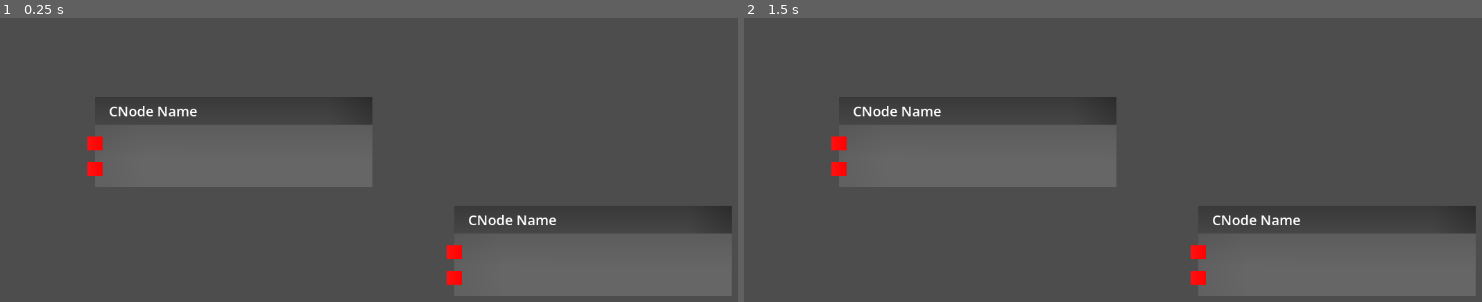
Above: before the commit, frames 1-2 (left to right).
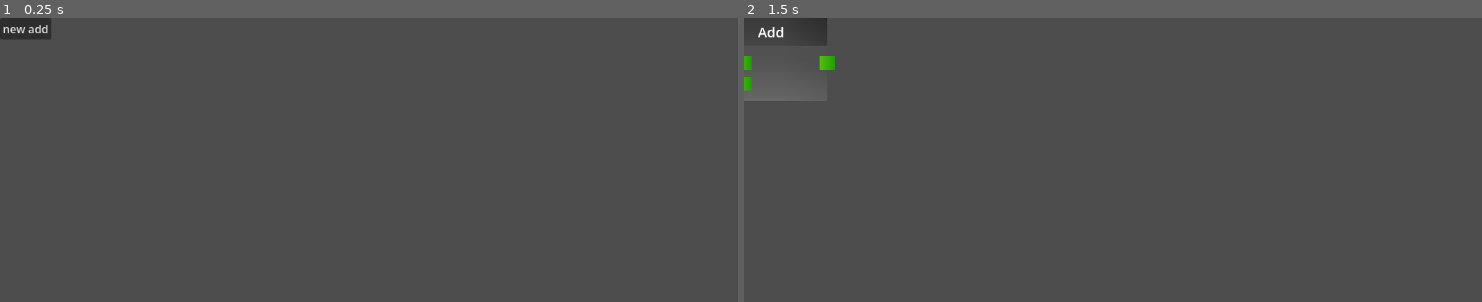
Above: after the commit, the same moments.

Repository: Demented-101/Nodecode_POC
Game: Godot game, scene res://Scenes/Testing.tscn
Same seed, same stepped clock (60 frames per second), same inputs: the game is played once before the commit and once after it.
Inputs (mouse positions are in pixels of both pictures, inside the frame that each line leads up to):
- Up to frame 1 (0.25 s): no input
- Up to frame 2 (1.5 s): click (766, 29) at 0.5 s, where only the run after the commit has a clickable "new add"; click (766, 29) at 1.25 s, where only the run after the commit has a clickable "new add"

The runs differ from the first frame. In frame 1, 7.8% of the frame differs, in the area x 0-100%, y 0-98%; in frame 2, 7.8%.
Error before the commit: Parse Error: Could not find type "DataPin" in the current scope. (res://Scripts/DataBus.gd:4)
Error after the commit: Invalid access to property or key 'mouse_entered' on a base object of type 'Nil'. (res://Scripts/CNodePin.gd:34)

Commit message:
improvements
improves pins, added CNode programs, pins and size are now generated when spawned, started the basics of connection creation

Diff:
--- a/node-code-proj/Scenes/CNode.tscn
+++ b/node-code-proj/Scenes/CNode.tscn
@@ -3,11 +3,13 @@
 [ext_resource type="Script" uid="uid://dvh4o43fslch1" path="res://Scripts/CNode.gd" id="1_18pkw"]
 [ext_resource type="Texture2D" uid="uid://bnfo4lk3uusk3" path="res://Textures/Generated/Gradients/HeaderGrad.tres" id="1_omlyp"]
 [ext_resource type="Texture2D" uid="uid://cboyvcu0cvcke" path="res://Textures/Generated/Gradients/BodyGrad.tres" id="2_18pkw"]
-[ext_resource type="Texture2D" uid="uid://evradaricva" path="res://Textures/Generated/Gradients/PinGradient.tres" id="4_nm6rc"]
 
-[node name="CNode" type="Node2D" unique_id=1871218423 node_paths=PackedStringArray("drag_zone")]
+[node name="CNode" type="Node2D" unique_id=1871218423 node_paths=PackedStringArray("drag_zone", "header", "body", "title_label")]
 script = ExtResource("1_18pkw")
 drag_zone = NodePath("Header/MarginContainer")
+header = NodePath("Header")
+body = NodePath("Body")
+title_label = NodePath("Header/MarginContainer/Label")
 
 [node name="Header" type="Polygon2D" parent="." unique_id=1428826287]
 texture = ExtResource("1_omlyp")
@@ -34,11 +36,3 @@
 texture = ExtResource("2_18pkw")
 polygon = PackedVector2Array(400, 0, 400, 90, 0, 90, 0, 0)
 uv = PackedVector2Array(297, 31, 293, -19, 9, -27, 18, 30)
-
-[node name="Sprite2D" type="Sprite2D" parent="Body" unique_id=1372262093]
-position = Vector2(0, 27)
-texture = ExtResource("4_nm6rc")
-
-[node name="Sprite2D2" type="Sprite2D" parent="Body" unique_id=1044538595]
-position = Vector2(0, 64)
-texture = ExtResource("4_nm6rc")
--- a/node-code-proj/Scenes/DataPin.tscn
+++ b/node-code-proj/Scenes/DataPin.tscn
@@ -1,3 +1,20 @@
 [gd_scene format=3 uid="uid://c5eg8t1gmea44"]
 
-[node name="DataPin" type="Node2D" unique_id=362425393]
+[ext_resource type="Texture2D" uid="uid://evradaricva" path="res://Textures/Generated/Gradients/PinGradBool.tres" id="1_5rc5d"]
+[ext_resource type="Script" uid="uid://b7u634rtkhc3a" path="res://Scripts/CNodePin.gd" id="1_mipun"]
+
+[sub_resource type="StyleBoxEmpty" id="StyleBoxEmpty_5rc5d"]
+
+[node name="DataPin" type="Node2D" unique_id=362425393 node_paths=PackedStringArray("sprite")]
+script = ExtResource("1_mipun")
+sprite = NodePath("Sprite2D")
+
+[node name="Sprite2D" type="Sprite2D" parent="." unique_id=1060774596]
+texture = ExtResource("1_5rc5d")
+
+[node name="Panel" type="Panel" parent="." unique_id=480946251]
+offset_left = -11.0
+offset_top = -10.0
+offset_right = 11.0
+offset_bottom = 10.0
+theme_override_styles/panel = SubResource("StyleBoxEmpty_5rc5d")
--- a/node-code-proj/Scenes/Testing.tscn
+++ b/node-code-proj/Scenes/Testing.tscn
@@ -1,13 +1,13 @@
 [gd_scene format=3 uid="uid://d13h4jt7i6ssu"]
 
-[ext_resource type="PackedScene" uid="uid://dy4tla84v3wg6" path="res://Scenes/CNode.tscn" id="1_bqyd2"]
+[ext_resource type="Script" uid="uid://b8cy3ihte6rym" path="res://Scripts/cnodespawnbutton.gd" id="2_8e680"]
+[ext_resource type="Script" uid="uid://disnj66wg5h40" path="res://Scripts/C Node Defs/CN_Add.gd" id="3_4y0hx"]
 
 [node name="Node2D" type="Node2D" unique_id=1041673285]
 
-[node name="CNode Container" type="Node2D" parent="." unique_id=354664264]
-
-[node name="CNode" parent="CNode Container" unique_id=1871218423 instance=ExtResource("1_bqyd2")]
-position = Vector2(137, 114)
-
-[node name="CNode2" parent="CNode Container" unique_id=634851521 instance=ExtResource("1_bqyd2")]
-position = Vector2(655, 271)
+[node name="Button" type="Button" parent="." unique_id=2138274316]
+offset_right = 8.0
+offset_bottom = 8.0
+text = "new add"
+script = ExtResource("2_8e680")
+program_script = ExtResource("3_4y0hx")
--- a/node-code-proj/Scripts/C Node Defs/CN_Add.gd
+++ b/node-code-proj/Scripts/C Node Defs/CN_Add.gd
@@ -1,19 +1,22 @@
-extends CNode
+extends CNodeProgram
 
-func define_inputs() -> Dictionary[String, pinTypes]:
+func _ready() -> void:
+	display_name = "Add"
+	node_width = 120
+
+func define_inputs() -> Dictionary[String, CNode.pinTypes]:
 	return {
-		"A" : pinTypes.Variant_Num,
-		"B" : pinTypes.Variant_Num,
+		"A" : CNode.pinTypes.Int,
+		"B" : CNode.pinTypes.Int,
 	}
 
-func define_outputs() -> Dictionary[String, pinTypes]:
+func define_outputs() -> Dictionary[String, CNode.pinTypes]:
 	return {
-		"Out" : pinTypes._Float
+		"Out" : CNode.pinTypes.Int
 	}
 
 func get_output(index:int) -> Variant:
 	match index:
-		0:
-			return input_pins[0].get_value() + input_pins[1].get_value()
+		0: return input_pins[0].get_value() + input_pins[1].get_value()
 
 	return null
--- /dev/null
+++ b/node-code-proj/Scripts/C Node Defs/CNodeProgram.gd
@@ -0,0 +1,19 @@
+extends Node
+class_name CNodeProgram
+
+var output_count:int
+var input_count:int
+var input_pins:Array[CNodePin]
+var output_pins:Array[CNodePin]
+
+var display_name:String
+var node_width:int
+
+func define_inputs() -> Dictionary[String, CNode.pinTypes]:
+	return {}
+
+func define_outputs() -> Dictionary[String, CNode.pinTypes]:
+	return {}
+
+func get_output(_index:int) -> Variant:
+	return null
--- a/node-code-proj/Scripts/CNode.gd
+++ b/node-code-proj/Scripts/CNode.gd
@@ -1,32 +1,32 @@
 extends Node2D
 class_name CNode
 
-enum pinTypes {_Bool, _Int, _Float, _String, Variant_Num}
+enum pinTypes {Exc, Bool, Int, _String}
+
+const C_NODE := preload("uid://dy4tla84v3wg6")
+const PIN := preload("uid://c5eg8t1gmea44")
+var program:CNodeProgram
 
 @export var drag_zone:Container
 @export var header:Polygon2D
 @export var body:Polygon2D
-
-@export_category("Settings")
-@export var node_name:String = "Node Name"
-@export var node_width:float = 400
+@export var title_label:Label
 
 var mouse_hovering:bool = false
 var is_dragging:bool = false
 var drag_offset:Vector2
 static var drag_in_use:bool = false
 
-var data_output_count:int
-var data_input_count:int
-var input_pins:Array[DataPinOut]
-var output_pins:Array[DataPinIn]
-
 func _ready() -> void:
 	drag_zone.mouse_entered.connect(func(): mouse_hovering = true)
 	drag_zone.mouse_exited.connect(func(): mouse_hovering = false)
 
-	data_input_count = define_inputs().size()
-	data_output_count = define_outputs().size()
+func set_program(_program:CNodeProgram) -> void:
+	program = _program
+	add_child(program)
+
+	populate_pins()
+	update_display()
 
 func _input(event: InputEvent) -> void:
 	if event.is_action(&"L_click"):
@@ -51,15 +51,51 @@
 	if is_dragging:
 		position = get_viewport().get_mouse_position() + drag_offset
 
-func define_outputs() -> Dictionary[String, pinTypes]:
-	return {}
+func populate_pins() -> void:
+	## setup outputs
+	var outputs:Dictionary[String, pinTypes] = program.define_outputs()
+	program.output_count = outputs.size()
 
-func get_output(_index:int) -> Variant:
-	return null
+	for i:int in program.output_count:
+		var new_out_pin:CNodePin = PIN.instantiate()
+		add_child(new_out_pin)
+		new_out_pin.is_output = true
+		program.output_pins.append(new_out_pin)
 
-func define_inputs() -> Dictionary[String, pinTypes]:
-	return {}
+		new_out_pin.position = Vector2(program.node_width, 65 + (i * 30))
+		new_out_pin.cnode = self
+		new_out_pin.index = i
+		new_out_pin.setup(outputs.values()[i])
 
-func populate_pins() -> void:
-	var outputs:Dictionary[String, pinTypes] = define_outputs()
-	var inputs:Dictionary[String, pinTypes] = define_inputs()
+	## setup inputs
+	var inputs:Dictionary[String, pinTypes] = program.define_inputs()
+	program.input_count = inputs.size()
+
+	for i:int in program.input_count:
+		var new_in_pin:CNodePin = PIN.instantiate()
+		add_child(new_in_pin)
+		new_in_pin.is_output = false
+		program.input_pins.append(new_in_pin)
+
+		new_in_pin.position = Vector2(0, 65 + (i * 30))
+		new_in_pin.setup(inputs.values()[i])
+
+func update_display() -> void:
+	var width:int = program.node_width
+	var height:int = 20 + (max(program.input_count, program.output_count) * 30)
+
+	header.polygon = [
+		Vector2(width, 0), Vector2(width, 40), Vector2(0, 40), Vector2(0, 0)
+	]
+	header.uv = [
+		Vector2(0, 40), Vector2(0, 0), Vector2(width, 0), Vector2(width, 40)
+	]
+
+	body.polygon = [
+		Vector2(width, 0), Vector2(width, height), Vector2(0, height), Vector2(0, 0)
+	]
+	body.uv = [
+		Vector2(0, height), Vector2(0, 0), Vector2(width, 0), Vector2(width, height)
+	]
+
+	title_label.text = program.display_name
--- /dev/null
+++ b/node-code-proj/Scripts/CNodePin.gd
@@ -0,0 +1,93 @@
+extends Node2D
+class_name CNodePin
+
+@export var sprite:Sprite2D
+@export var drag_zone:Control
+
+signal clicked
+signal dragging
+signal drag_released
+
+var type:CNode.pinTypes
+var is_output:bool
+
+var _is_connected:bool
+var data_bus:DataBus = null
+var connected_pin:CNodePin
+var cnode:CNode
+var index:int
+
+var mouse_hovering:bool = false
+var click_timer:float = 0
+const hold_duration:float = 0.5
+var is_dragging:bool = false
+static var drag_in_use:bool = false
+
+var gradients:Dictionary[CNode.pinTypes, Texture] = {
+	CNode.pinTypes.Exc : preload("uid://cshc3blqmgwu3"),
+	CNode.pinTypes.Bool : preload("uid://evradaricva"),
+	CNode.pinTypes.Int : preload("uid://dtq01u6dywh6x"),
+	CNode.pinTypes._String : preload("uid://b7lofff33r0d3")
+}
+
+func _ready() -> void:
+	drag_zone.mouse_entered.connect(func(): mouse_hovering = true)
+	drag_zone.mouse_exited.connect(func(): mouse_hovering = false)
+
+func _input(event: InputEvent) -> void:
+	if event.is_action(&"L_click"):
+		if event.is_pressed() and mouse_hovering: start_drag()
+		else: end_drag()
+
+func start_drag():
+	if drag_in_use: return
+	is_dragging = true
+	drag_in_use = true
+
+func end_drag():
+	if is_dragging:
+		is_dragging = false
+		drag_in_use = false
+
+		if click_timer <= hold_duration: clicked.emit()
+		else: drag_released.emit()
+
+func _process(delta: float) -> void:
+	if is_dragging:
+		click_timer += delta
+		if click_timer > hold_duration: dragging.emit()
+
+func setup(_type:CNode.pinTypes):
+	type = _type
+	sprite.texture = gradients[type]
+
+func connected(bus:DataBus) -> void:
+	data_bus = bus
+	if data_bus.output_pin == self: connected_pin = data_bus.input_pin
+	else: connected_pin = data_bus.output_pin
+
+	_is_connected = true
+	data_bus.Disconnected.connect(disconnected)
+
+func disconnected() -> void:
+	_is_connected = false
+	data_bus.Disconnected.disconnect(disconnected)
+
+	data_bus = null
+	connected_pin = null
+
+func get_value() -> Variant:
+	if is_output: return cnode.program.get_output(index)
+
+	## exc should never return a real value
+	if type == CNode.pinTypes.Exc: return null
+
+	if _is_connected: return connected_pin.get_value()
+
+	## define default values
+	match type:
+		CNode.pinTypes.Bool: return false
+		CNode.pinTypes.Int: return 0
+		CNode.pinTypes._String: return ""
+
+	return null
--- a/node-code-proj/Scripts/DataBus.gd
+++ b/node-code-proj/Scripts/DataBus.gd
@@ -1,17 +1,17 @@
 extends Node2D
 class_name DataBus
 
-@export var input_pin:DataPin
-@export var output_pin:DataPin
+var output_pin:CNodePin
+var input_pin:CNodePin
 
-func get_value() -> Variant:
-	if !is_valid(): ## if the connection is invalid, remove itself
-		queue_free()
-		hide()
-		return null
+signal Disconnected(_self:DataBus)
 
-	return output_pin.get_value()
+func create(_out:CNodePin, _in:CNodePin) -> void:
+	output_pin = _out
+	input_pin = _in
 
-func is_valid() -> bool: ## both pins are valid
-	if input_pin == null or output_pin == null: return false
-	return true
+	input_pin.connected(self)
+
+func remove() -> void:
+	Disconnected.emit(self)
+	queue_free()
--- a/node-code-proj/Scripts/DataPin In.gd
+++ /dev/null
@@ -1,20 +0,0 @@
-extends Sprite2D
-class_name DataPinIn
-
-var type:CNode.pinTypes
-var data_bus:DataBus = null
-
-func get_value() -> Variant:
-	if data_bus != null:
-		return data_bus.get_value()
-
-	## define default values
-	match type:
-		CNode.pinTypes._Bool:
-			return false
-		CNode.pinTypes._Int, CNode.pinTypes._Float, CNode.pinTypes.Variant_Num:
-			return 0
-		CNode.pinTypes._String:
-			return ""
-
-	return null
--- a/node-code-proj/Scripts/DataPin Out.gd
+++ /dev/null
@@ -1,14 +0,0 @@
-extends Sprite2D
-class_name DataPinOut
-
-var type:CNode.pinTypes
-var cnode:CNode
-var index:int
-
-@onready var texture_file = preload("uid://evradaricva")
-
-func _ready() -> void:
-	texture = texture_file.duplicate()
-
-func get_value() -> Variant:
-	return cnode.get_output(index)
--- /dev/null
+++ b/node-code-proj/Scripts/cnodespawnbutton.gd
@@ -0,0 +1,13 @@
+extends Button
+
+@export var program_script:Script
+const C_NODE = preload("uid://dy4tla84v3wg6")
+
+func _pressed() -> void:
+	var new_node = C_NODE.instantiate()
+	get_parent().add_child(new_node)
+
+	var new_program = Node.new()
+	new_program.script = program_script
+
+	new_node.set_program(new_program)
--- a/node-code-proj/Textures/Generated/Gradients/PinGradient.tres
+++ b/node-code-proj/Textures/Generated/Gradients/PinGradBool.tres
@@ -1,7 +1,7 @@
 [gd_resource type="GradientTexture2D" format=3 uid="uid://evradaricva"]
 
 [sub_resource type="Gradient" id="Gradient_r5msk"]
-colors = PackedColorArray(1, 0.06666667, 0.06666667, 1, 1, 0.003921569, 0.003921569, 1)
+colors = PackedColorArray(1, 0.06666667, 0.06666667, 1, 0.76862746, 0.003921569, 0.003921569, 1)
 
 [resource]
 gradient = SubResource("Gradient_r5msk")
--- /dev/null
+++ b/node-code-proj/Textures/Generated/Gradients/PinGradExc.tres
@@ -0,0 +1,9 @@
+[gd_resource type="GradientTexture2D" format=3 uid="uid://cshc3blqmgwu3"]
+
+[sub_resource type="Gradient" id="Gradient_r5msk"]
+colors = PackedColorArray(1, 0.4392157, 0.06666667, 1, 0.76862746, 0.23529412, 0.003921569, 1)
+
+[resource]
+gradient = SubResource("Gradient_r5msk")
+width = 22
+height = 20
--- /dev/null
+++ b/node-code-proj/Textures/Generated/Gradients/PinGradInt.tres
@@ -0,0 +1,9 @@
+[gd_resource type="GradientTexture2D" format=3 uid="uid://dtq01u6dywh6x"]
+
+[sub_resource type="Gradient" id="Gradient_r5msk"]
+colors = PackedColorArray(0.3254902, 0.7490196, 0.06666667, 1, 0.1254902, 0.627451, 0.003921569, 1)
+
+[resource]
+gradient = SubResource("Gradient_r5msk")
+width = 22
+height = 20
--- /dev/null
+++ b/node-code-proj/Textures/Generated/Gradients/PinGradString.tres
@@ -0,0 +1,9 @@
+[gd_resource type="GradientTexture2D" format=3 uid="uid://b7lofff33r0d3"]
+
+[sub_resource type="Gradient" id="Gradient_r5msk"]
+colors = PackedColorArray(0.3254902, 0.85882354, 1, 1, 0.1254902, 0.54901963, 0.88235295, 1)
+
+[resource]
+gradient = SubResource("Gradient_r5msk")
+width = 22
+height = 20
Not shown, added: node-code-proj/Resources/design template.txt
Not shown, added: node-code-proj/Scripts/C Node Defs/CNodeProgram.gd.uid
Renamed: node-code-proj/Scripts/DataPin In.gd.uid -> node-code-proj/Scripts/CNodePin.gd.uid
Not shown, removed: node-code-proj/Scripts/DataPin Out.gd.uid
Not shown, added: node-code-proj/Scripts/cnodespawnbutton.gd.uid
